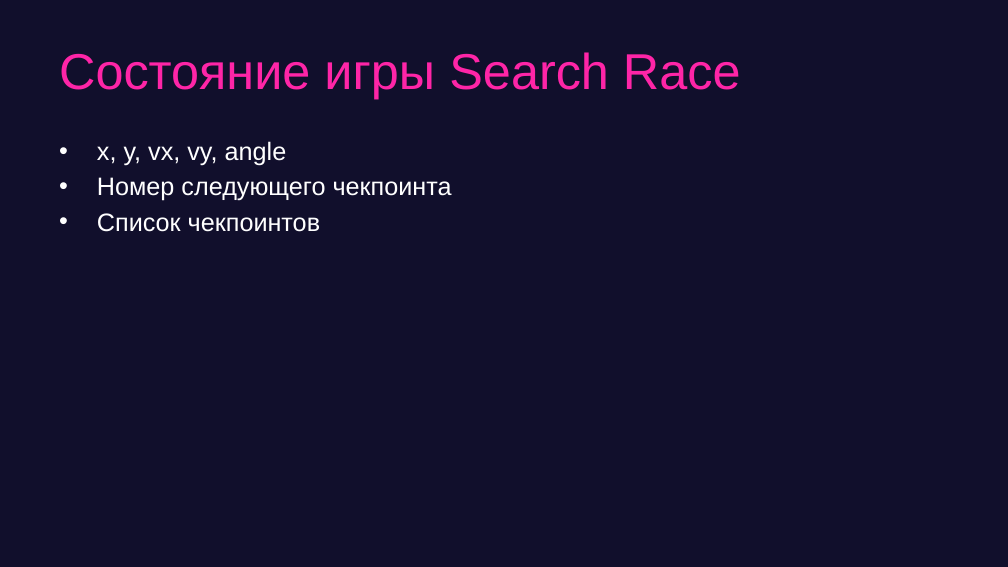
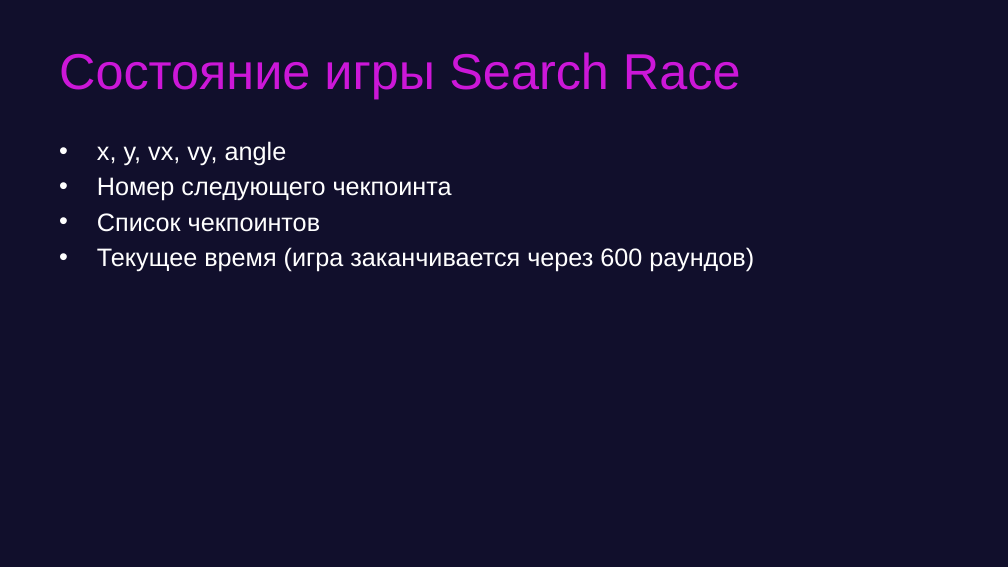
Before and after one commit to game-ai-course/game-ai-school, a slide deck: slide 16 of day1-montecarlo.pptx (slide 11 before the commit). Drawn at 1008x567 pixels with LibreOffice and Linux fonts; fonts in the diff are those of the drawing. Boxes give left, top, right and bottom in pixels: in the first picture for what was removed or moved away, otherwise in the second. Text is boxed around its words. In the diff, an @@ line names an element or a change of style, - is before the commit and + after.

```diff
--- a/day1-montecarlo.pptx
+++ b/day1-montecarlo.pptx
@@ title "Состояние игры Search Race" at (59,52,741,99): text colour #FE25A7 to #CC17D8 @@
@@ text at (97,247,754,272): paragraph added @@
+• Текущее время (игра заканчивается через 600 раундов)
```
Also in this commit, not shown: 15 other slides changed, 12 slides added, 10 slides removed, 13 other files.
